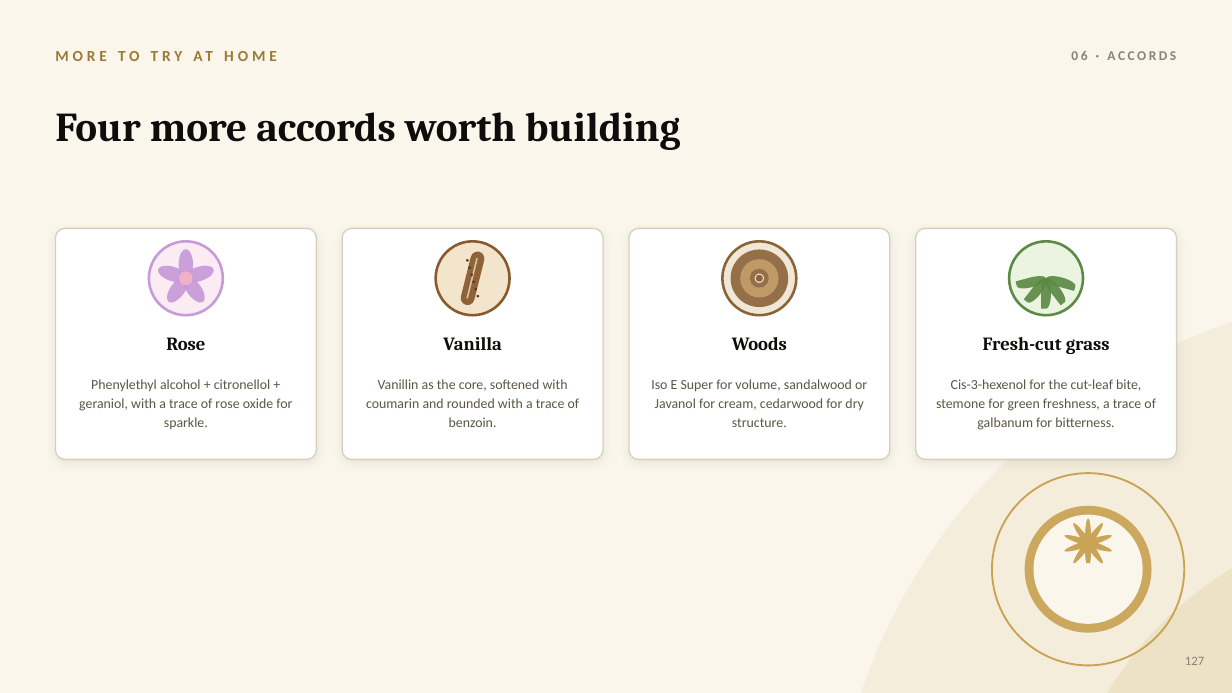
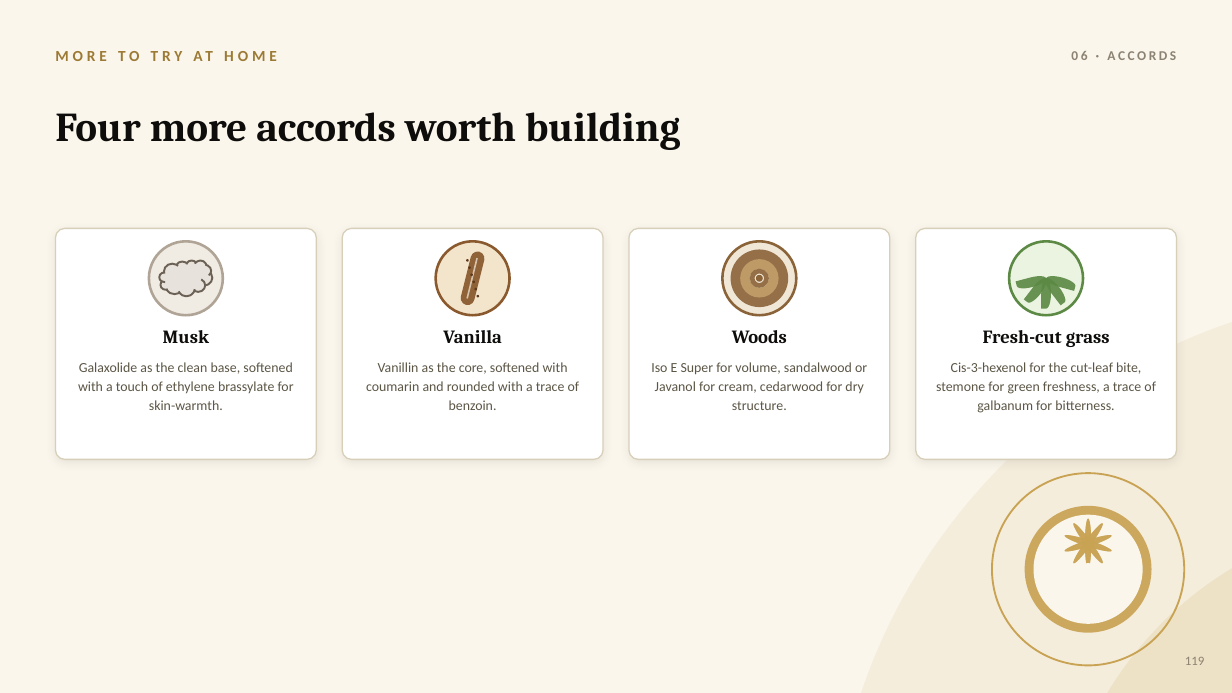
Before and after one commit to yevfumes/yev, a slide deck: slide 128 of course/YEVFUMES_Perfumery_Course.pptx (slide 136 before the commit). Drawn at 1232x693 pixels with LibreOffice and Linux fonts; fonts in the diff are those of the drawing. Boxes give left, top, right and bottom in pixels: in the first picture for what was removed or moved away, otherwise in the second. Text is boxed around its words. In the diff, an @@ line names an element or a change of style, - is before the commit and + after.

```diff
--- a/course/YEVFUMES_Perfumery_Course.pptx
+++ b/course/YEVFUMES_Perfumery_Course.pptx
@@ ellipse at <box>149,241,223,315</box>: fill #FAECF2 to #F0EBE3 @@
@@ ellipse at <box>149,241,223,315</box>: outline #C79BD9 2.02 pt to #AFA495 2.02 pt @@
@@ ellipse removed at <box>156,262,190,286</box> @@
@@ cloud added at <box>159,261,212,297</box>, fill #E8E2DC at 97% opacity, outline #6B6255 1.5 pt @@
@@ ellipse removed at <box>178,250,193,280</box> @@
@@ ellipse removed at <box>183,262,216,286</box> @@
@@ ellipse removed at <box>163,273,193,306</box> @@
@@ ellipse removed at <box>179,273,209,306</box> @@
@@ ellipse removed at <box>179,272,193,286</box> @@
@@ vertical alignment middle to top in 8 elements at <box>443,330,502,343</box>, <box>366,362,580,410</box>, <box>732,330,787,343</box>, <box>651,362,867,410</box>, <box>983,330,1110,347</box>, <box>936,362,1156,413</box>, <box>78,362,294,410</box>, <box>163,330,209,343</box> @@
@@ text at <box>163,330,209,343</box>: text changed @@
-Rose
+Musk
@@ text at <box>78,362,294,410</box>: text changed @@
-Phenylethyl alcohol + citronellol + geraniol, with a trace of rose oxide for sparkle.
+Galaxolide as the clean base, softened with a touch of ethylene brassylate for skin-warmth.
@@ text at <box>1185,657,1204,665</box>: text changed @@
-127
+119
```
Also in this commit, not shown: 150 other slides changed, 12 slides added, 64 slides removed.
